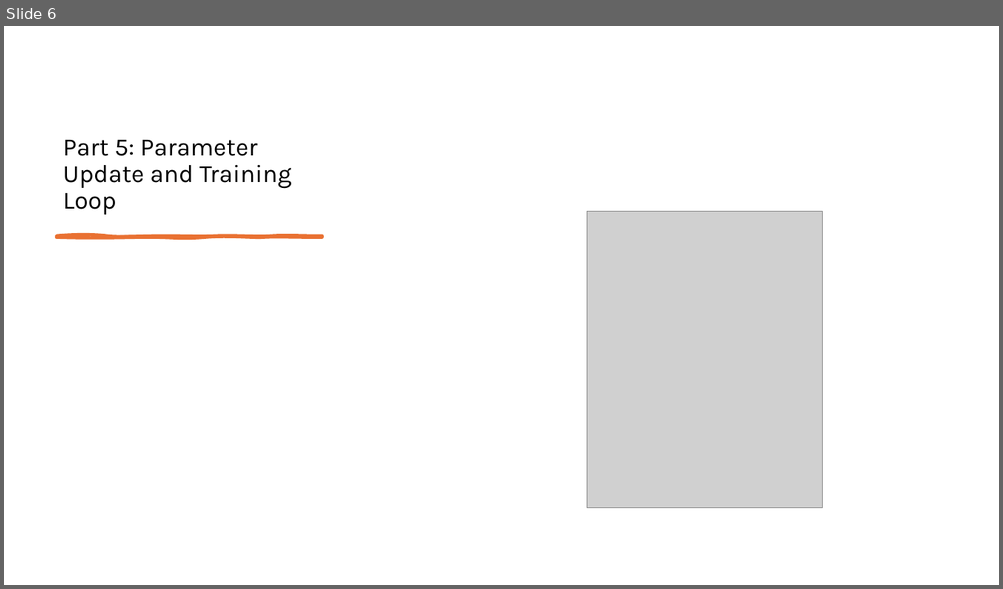
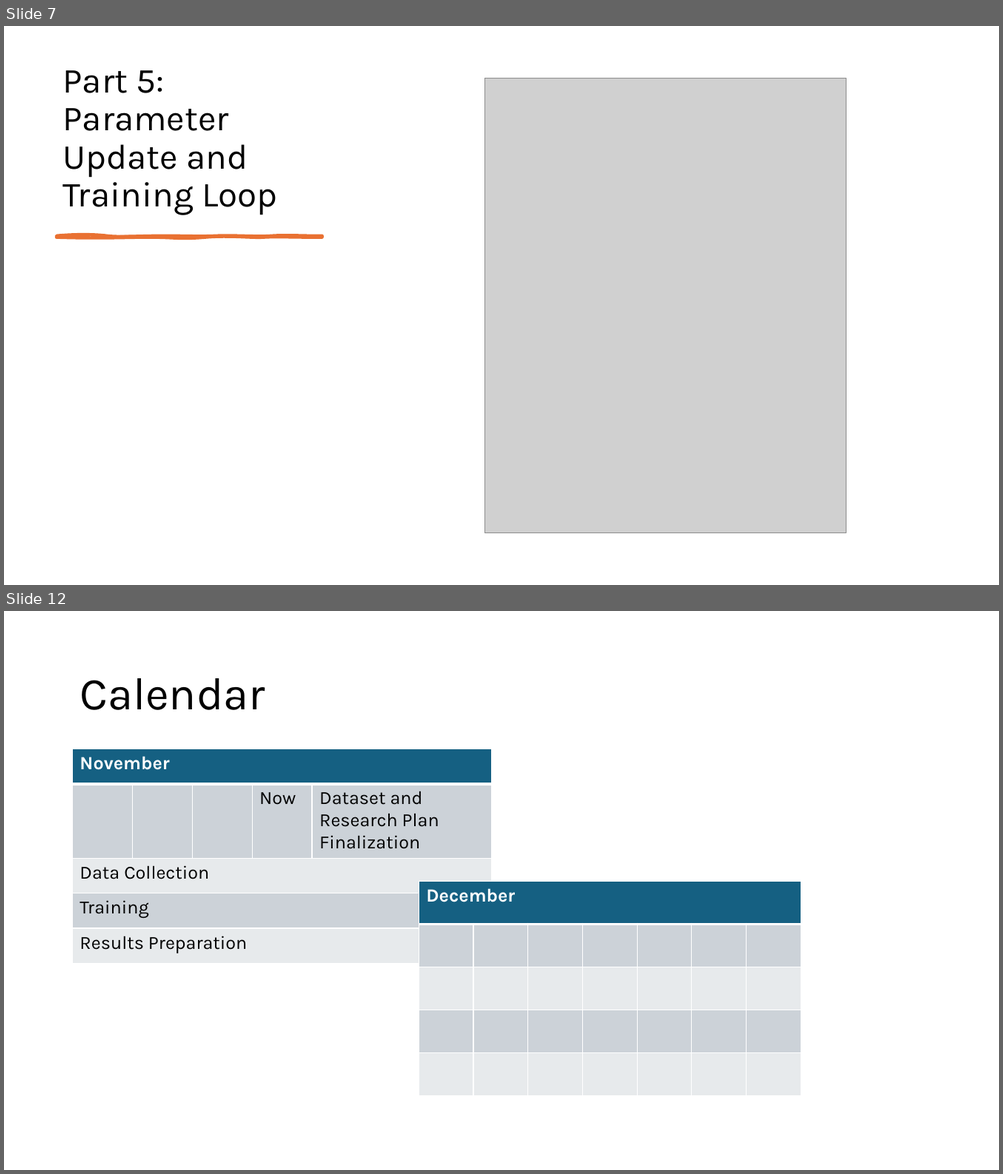
Before and after one commit to andim53/ml-ex-corr, a slide deck: presentation.pptx. Shown one above the other, each under a label of ours: slide 6 before the commit, slides 7 and 12 after it; the slides between them are not shown. The pictures are 1003x589 and 1003x1174 pixels, drawn with LibreOffice and Linux fonts; fonts in the diff are those of the drawing; grey boxes stand for pictures. Boxes give left, top, right and bottom in pixels: in the first picture for what was removed or moved away, otherwise in the second. Text is boxed around its words. In the diff, an @@ line names an element or a change of style, - is before the commit and + after.

```diff
--- a/presentation.pptx
+++ b/presentation.pptx
@@ slide 12 added at (4, 611, 999, 1170), background #FFFFFF @@
@@ title added at (79, 678, 264, 710), 44 pt, text #000000 @@
+Calendar
@@ table added at (73, 749, 491, 964), 5 rows, 5 columns @@
+November |  |  |  | 
+ |  |  | Now | Dataset and Research Plan Finalization
+Data Collection |  |  |  | 
+Training |  |  |  | 
+Results Preparation |  |  |  | 
@@ table added at (419, 882, 800, 1096), 5 rows, 7 columns @@
+December |  |  |  |  |  | 
+ |  |  |  |  |  | 
+ |  |  |  |  |  | 
+ |  |  |  |  |  | 
+ |  |  |  |  |  | 
@@ what was slide 6 is now slide 7 @@
@@ slide 7 changed as well @@
@@ title "Part 5: Parameter Update and ..." at (63, 70, 277, 215): size 24 to 34 pt @@
@@ picture: place and size @@
-picture at (586, 211, 822, 508)
+picture at (485, 79, 845, 534)
```
Also in this commit, not shown: 3 other slides changed, 7 other slides added, 2 slides removed, 2 other files.
